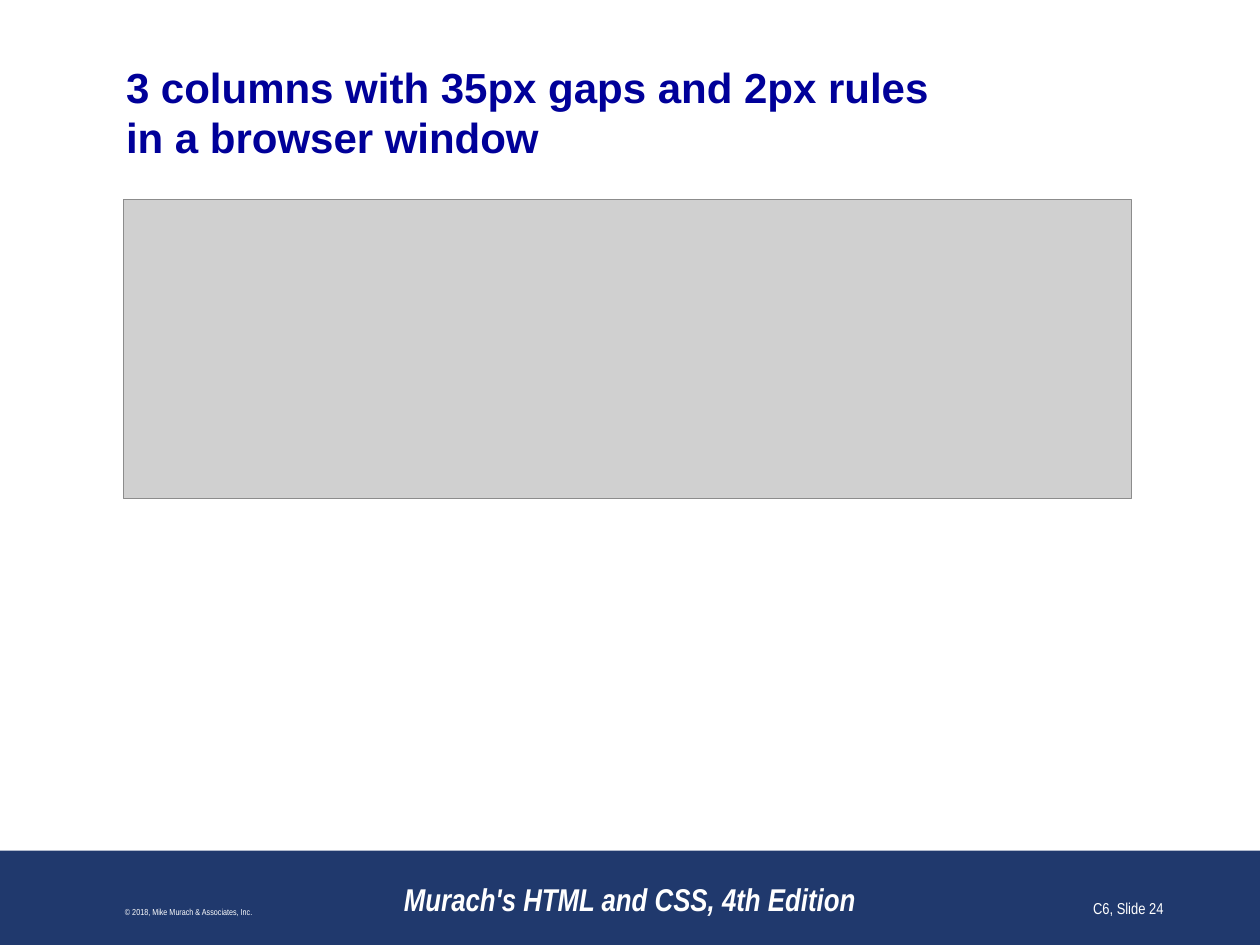
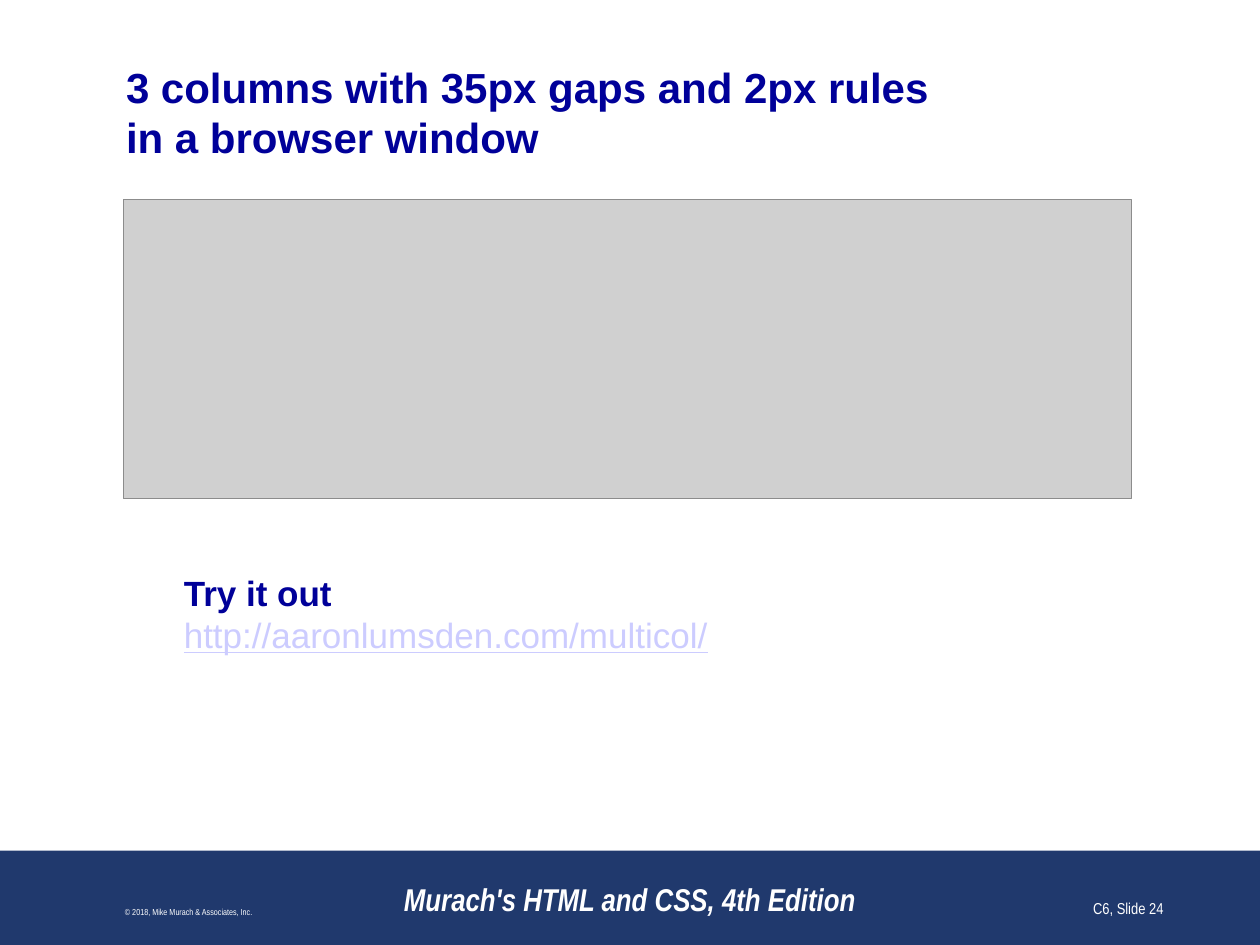
Before and after one commit to paulsmithkc/awd1000_base_lab_and_homework, a slide deck: slide 24 of murach_html_4e/slides/Chapter 6 slides (Revised).pptx. Drawn at 1260x945 pixels with LibreOffice and Linux fonts; fonts in the diff are those of the drawing; grey boxes stand for pictures; background and template pictures are left out. Boxes give left, top, right and bottom in pixels: in the first picture for what was removed or moved away, otherwise in the second. Text is boxed around its words. In the diff, an @@ line names an element or a change of style, - is before the commit and + after.

Commit message:
Added links to more info about text columns and positioning

```diff
--- a/murach_html_4e/slides/Chapter 6 slides (Revised).pptx
+++ b/murach_html_4e/slides/Chapter 6 slides (Revised).pptx
@@ text added at (184,580,708,655), 20 pt, text #CCCCFF, underline @@
+Try it out
+http://aaronlumsden.com/multicol/
```
Also in this commit, not shown: 1 other slide changed.
